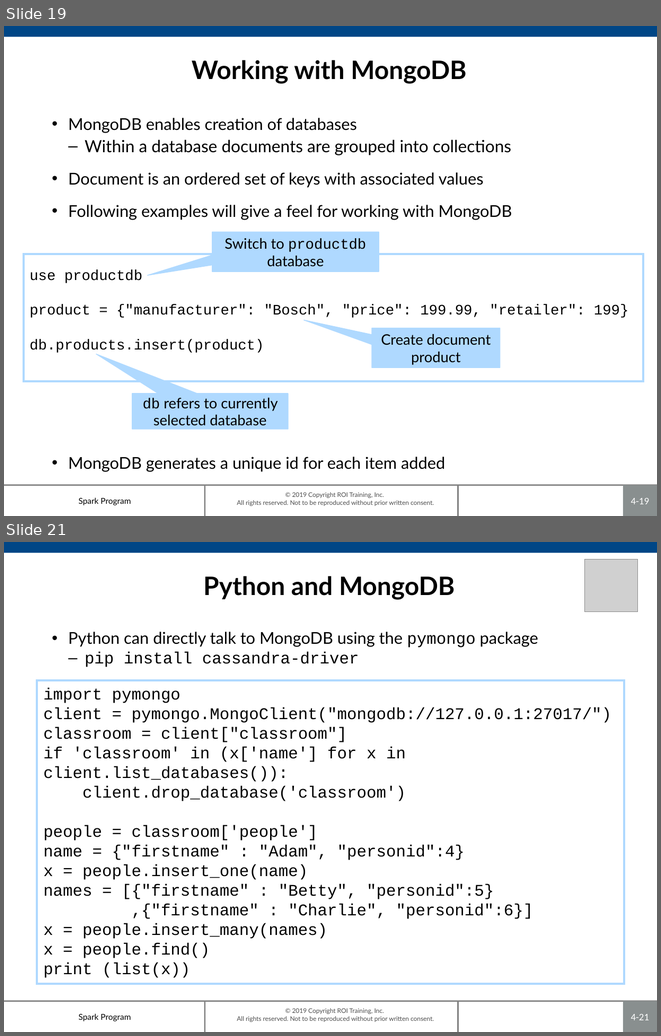
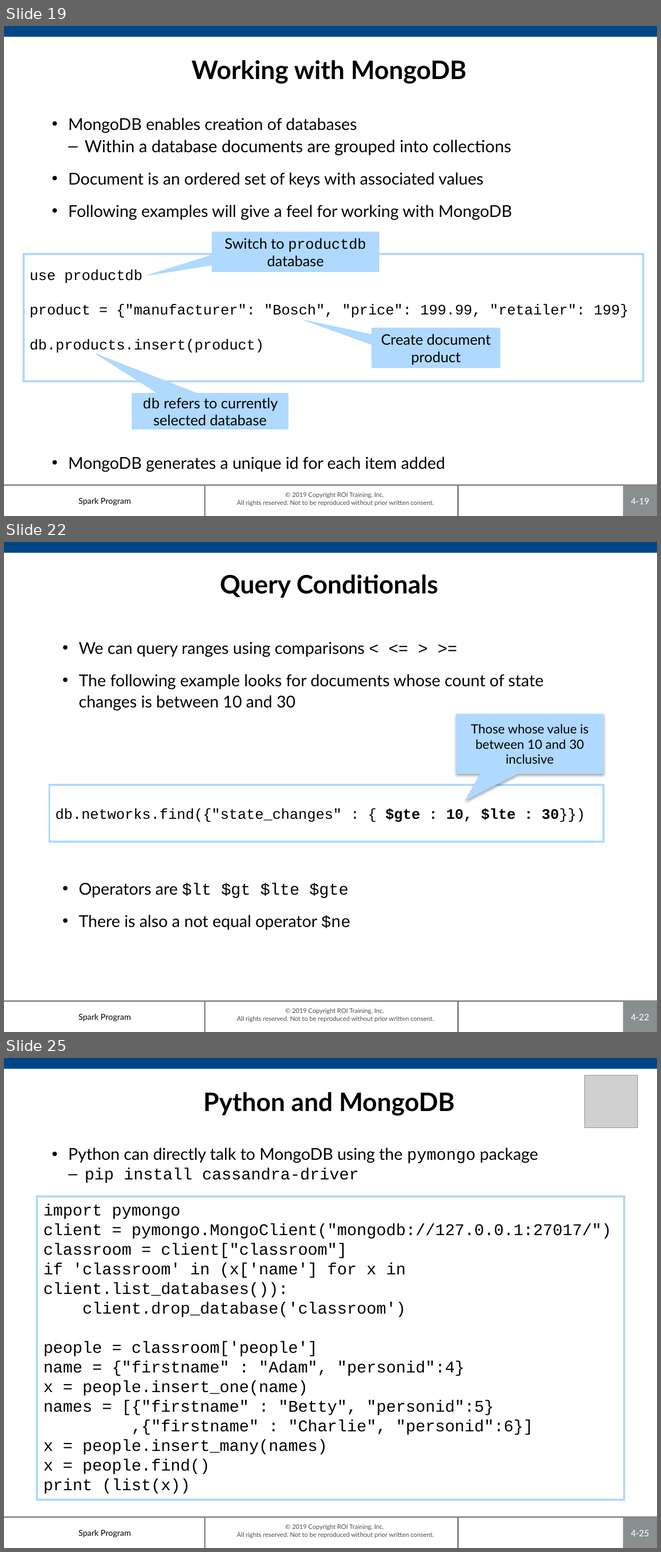
Before and after one commit to roitraining/SparkProgram, a slide deck: Day4/Day4-NoSQL.pptx. Shown one above the other, each under a label of ours: slides 19 and 21 before the commit, slides 19, 22 and 25 after it; the slides between them are not shown. The pictures are 661x1036 and 661x1552 pixels, drawn with LibreOffice and Linux fonts; fonts in the diff are those of the drawing; grey boxes stand for pictures; background and template pictures are left out. Boxes give left, top, right and bottom in pixels: in the first picture for what was removed or moved away, otherwise in the second. Text is boxed around its words. In the diff, an @@ line names an element or a change of style, - is before the commit and + after.

```diff
--- a/Day4/Day4-NoSQL.pptx
+++ b/Day4/Day4-NoSQL.pptx
@@ slide 22 added at (4,542,657,1032), background #FFFFFF; not listed: 7 template elements that a slide beside it also shows @@
@@ text added at (220,574,438,598), 28 pt, text #000000, bold @@
+Query Conditionals
@@ text added at (79,642,544,930), 18 pt, text #000000 @@
+• We can query ranges using comparisons < <= > >=
+• The following example looks for documents whose count of state changes is between 10 and 30
+• Operators are $lt $gt $lte $gte
+• There is also a not equal operator $ne
@@ speech box added at (457,714,603,773), fill #AFD9FF, outline #AFD9FF 0.75 pt, 14 pt, text #000000 @@
+Those whose value is between 10 and 30 inclusive
@@ rectangle added at (49,785,603,841), outline #AFD9FF 2.24 pt, 16 pt, text #000000 @@
+db.networks.find({"state_changes" : { $gte : 10, $lte : 30}})
@@ what was slide 21 is now slide 25 @@
@@ page number at (631,1530,649,1536): text changed @@
-4-21
+4-25
```
Also in this commit, not shown: 1 slide changed, 3 other slides added.
